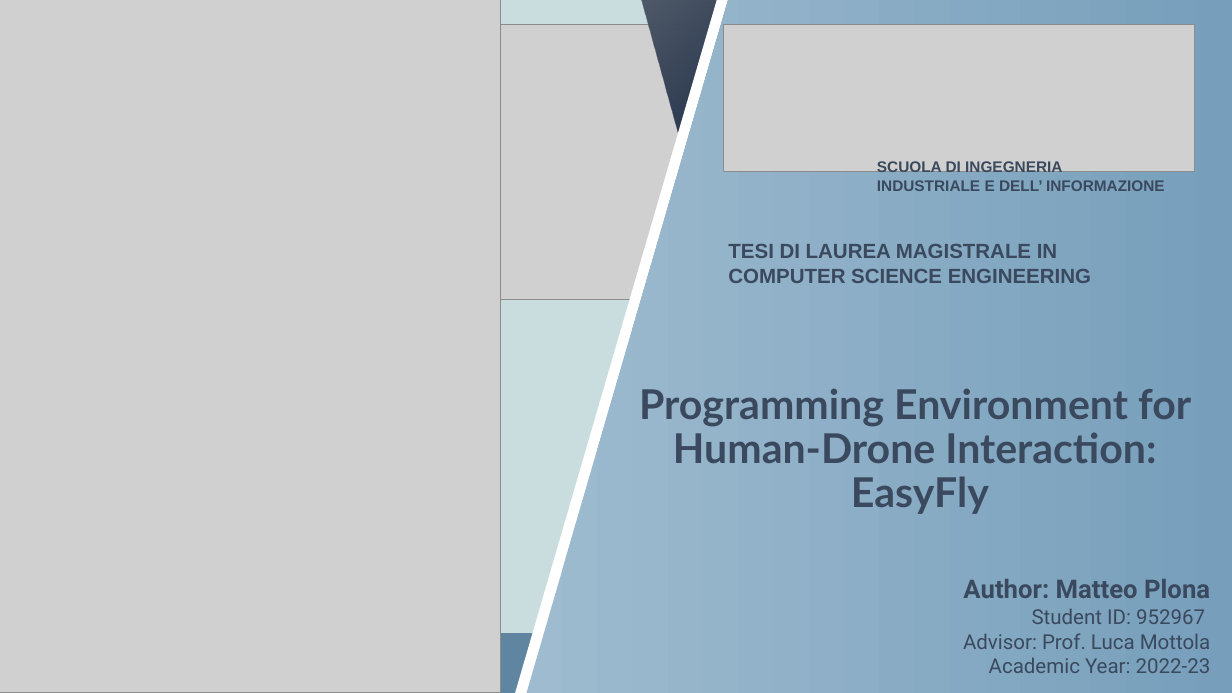
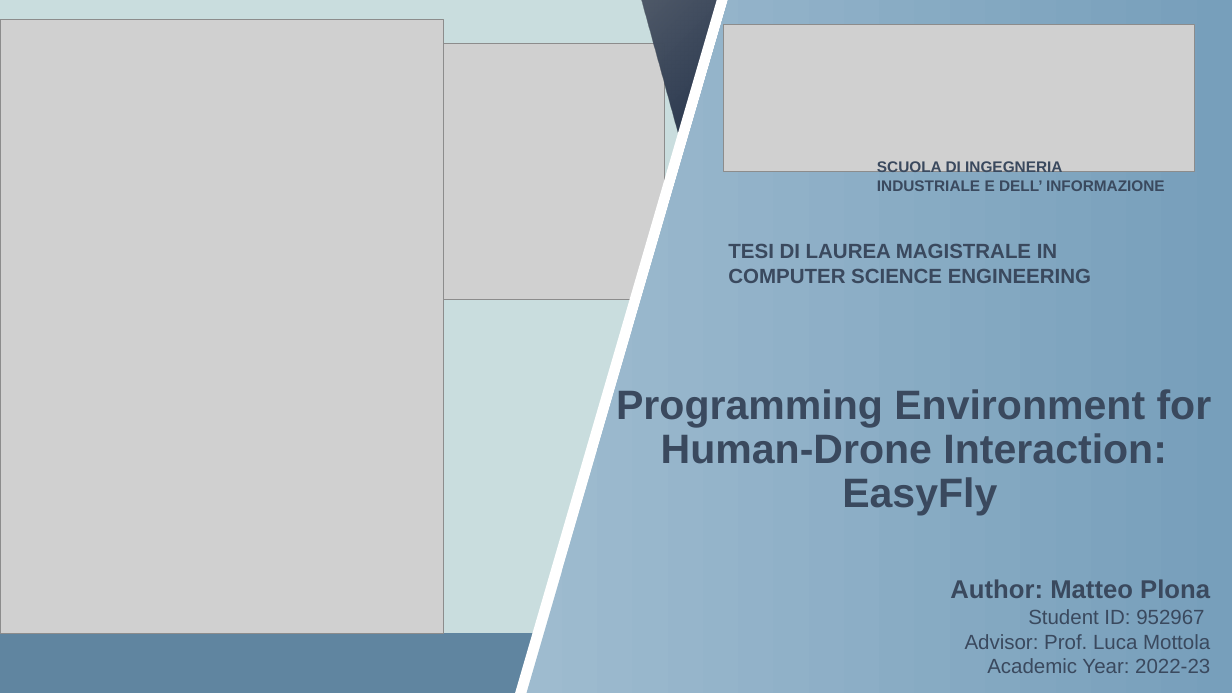
Before and after one commit to matplona/crazyflie-lib-python, a slide deck: slide 1 of Thesis/Presentation/thesis_presentation.pptx. Drawn at 1232x693 pixels with LibreOffice and Linux fonts; fonts in the diff are those of the drawing; grey boxes stand for pictures. Boxes give left, top, right and bottom in pixels: in the first picture for what was removed or moved away, otherwise in the second. Text is boxed around its words. In the diff, an @@ line names an element or a change of style, - is before the commit and + after.

```diff
--- a/Thesis/Presentation/thesis_presentation.pptx
+++ b/Thesis/Presentation/thesis_presentation.pptx
@@ picture: place and size @@
-picture at [0, 0, 501, 693]
+picture at [0, 19, 444, 633]
@@ picture: place and size @@
-picture at [335, 24, 690, 299]
+picture at [335, 44, 665, 299]
@@ title "Programming Environment for Human-Drone Interaction: ..." at [616, 389, 1212, 516]: font Lato to Arial @@
@@ text "Author: Matteo Plona" at [950, 579, 1210, 673]: font Roboto to Arial @@
```
Also in this commit, not shown: 13 slides added, 1 slide removed, 3 other files.
